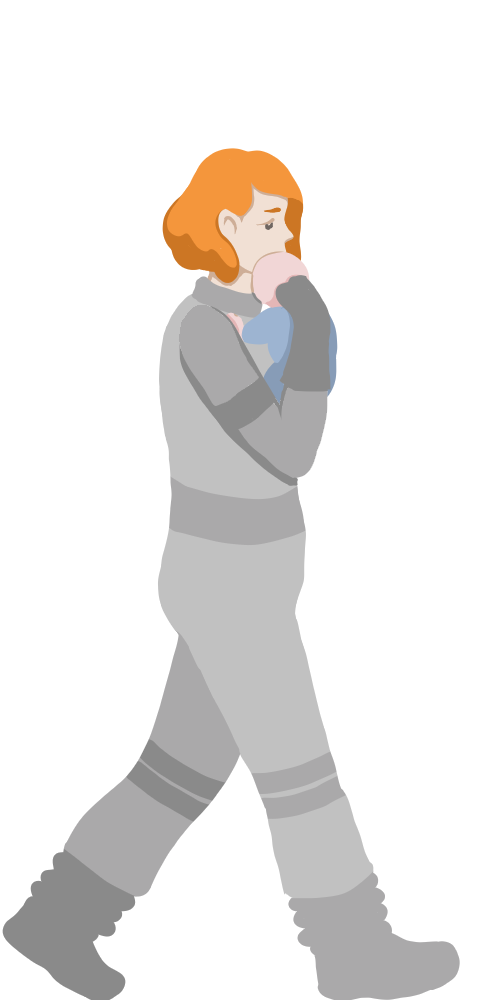
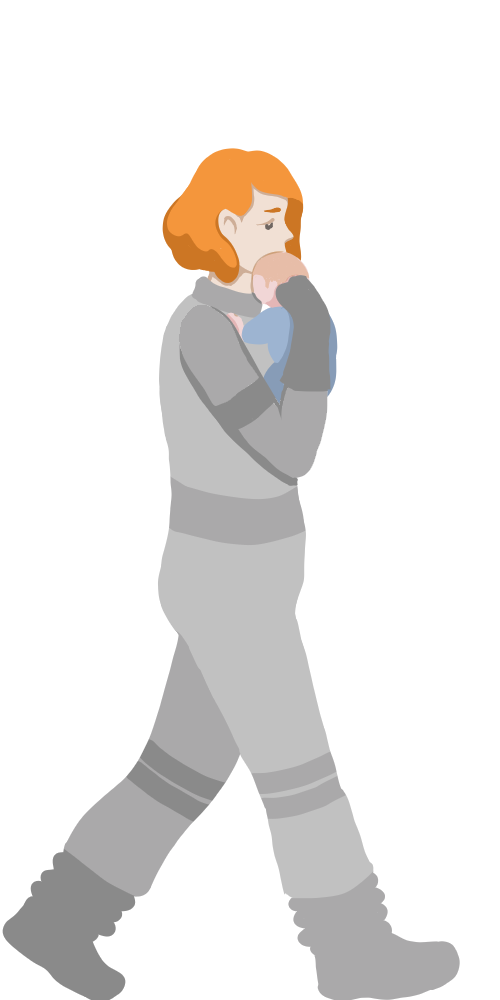
Layers edited between the first and the second 500x1000 image:
painted on "dziecko" over [252, 251, 310, 289]
